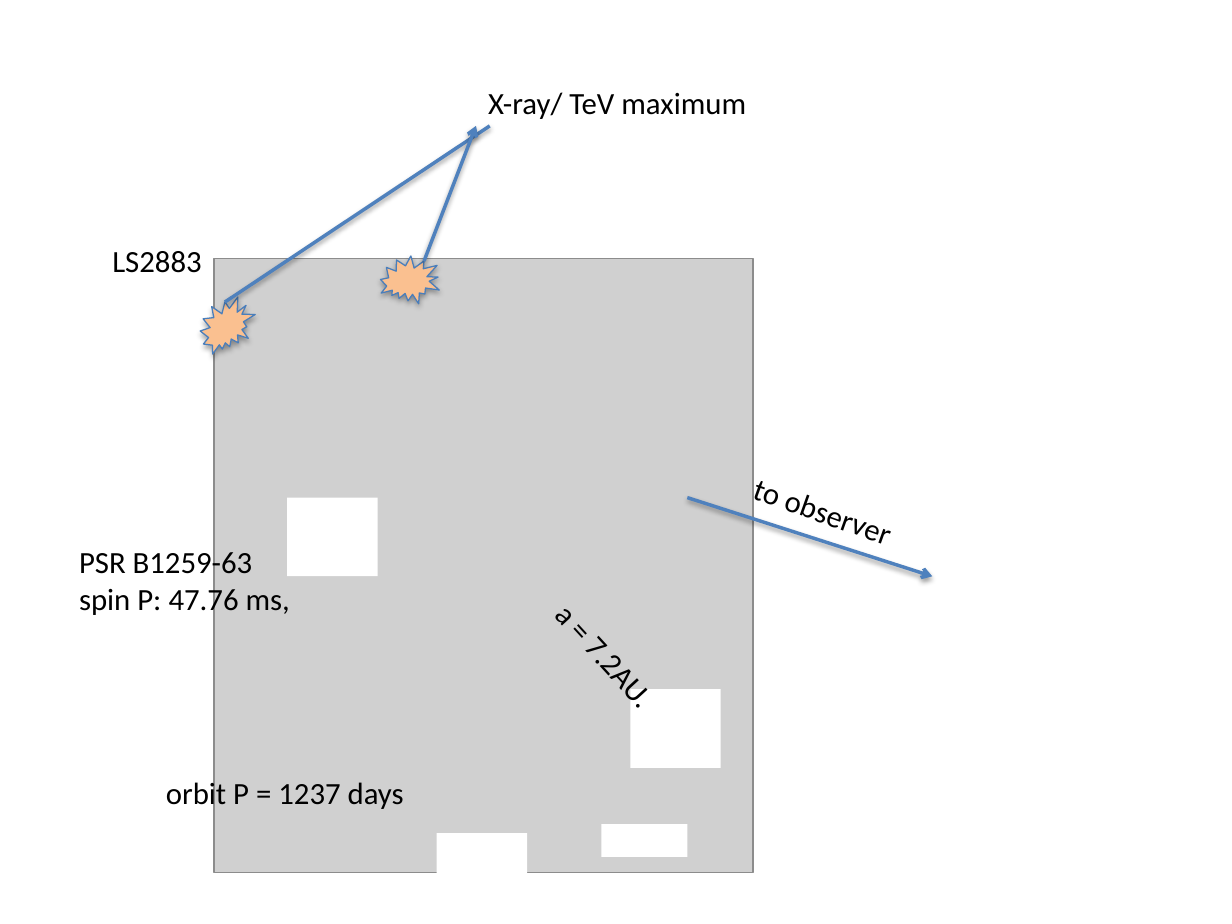
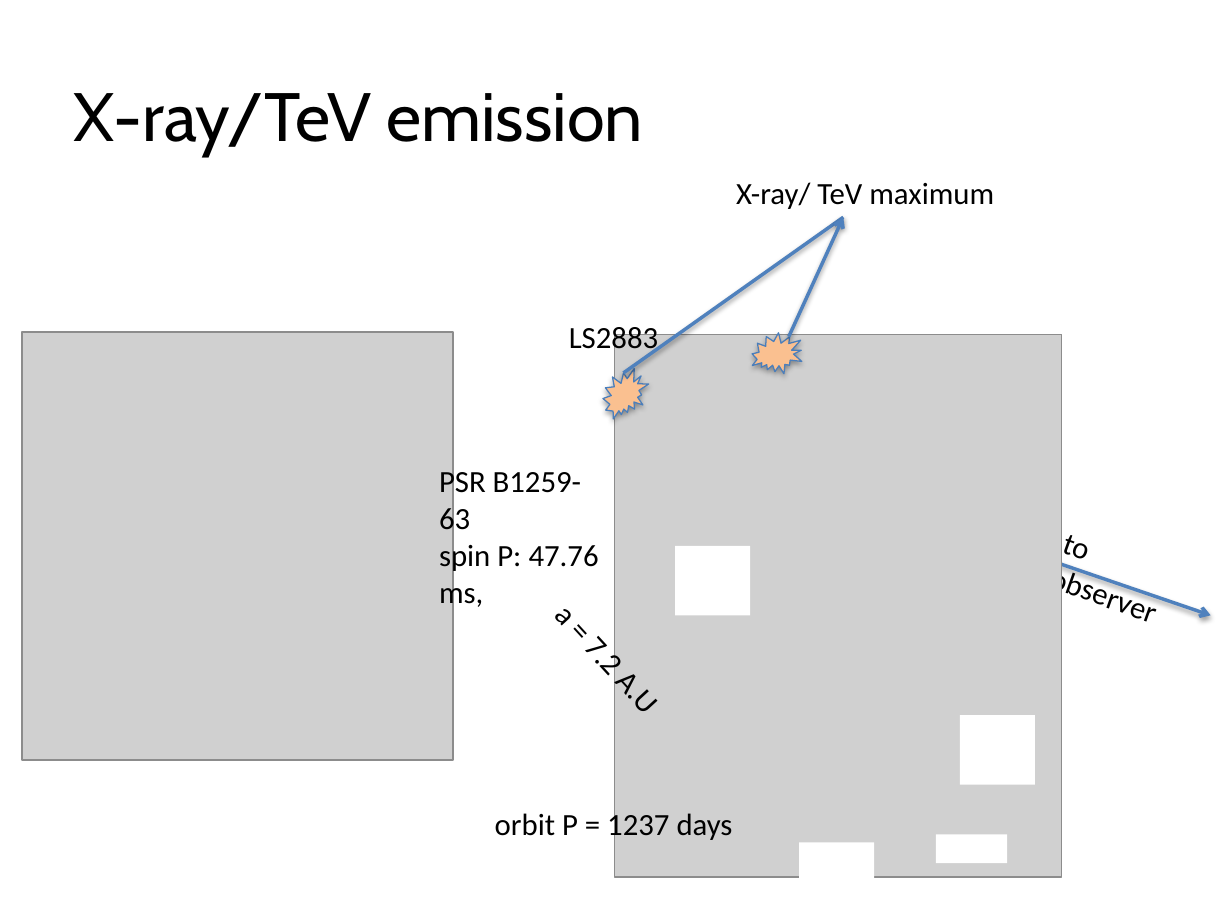
Before and after one commit to ShuxuYi/shuxuyi.github.io, a slide deck: slide 3 of lectures/FPSWUhan.pptx. Drawn at 1232x924 pixels with LibreOffice and Linux fonts; fonts in the diff are those of the drawing; grey boxes stand for pictures. Boxes give left, top, right and bottom in pixels: in the first picture for what was removed or moved away, otherwise in the second. Text is boxed around its words. In the diff, an @@ line names an element or a change of style, - is before the commit and + after.

```diff
--- a/lectures/FPSWUhan.pptx
+++ b/lectures/FPSWUhan.pptx
@@ title added at [74,93,642,156], 40 pt, text #000000 @@
+X-ray/TeV emission
@@ text "X-ray/ TeV maximum": place and size @@
-text "X-ray/ TeV maximum" at [488,92,746,119]
+text "X-ray/ TeV maximum" at [736,182,994,209]
@@ line moved from (225, 302) - (490, 126) to (623, 373) - (844, 217) @@
@@ arrow moved from (424, 261) - (476, 126) to (788, 336) - (844, 217) @@
@@ text "LS2883" rewrapped from [112,251,201,273] to [569,327,658,356] @@
@@ irregular seal: place and size @@
-irregular seal at [371,241,450,320]
+irregular seal at [744,320,812,388]
@@ picture added at [22,333,453,760] @@
@@ picture: place and size @@
-picture at [214,259,754,873]
+picture at [615,334,1062,877]
@@ irregular seal: place and size @@
-irregular seal at [200,297,255,354]
+irregular seal at [602,368,648,419]
@@ text "PSR B1259-63" rewrapped from [79,548,290,618] to [439,466,599,611] @@
@@ rectangle removed at [287,498,377,577] @@
@@ text "to observer": place and size @@
-text "to observer" at [751,473,776,509]
+text "to observer" at [1061,527,1086,563]
@@ rectangle: place and size @@
-rectangle at [631,690,721,769]
+rectangle at [675,546,750,615]
@@ arrow moved from (687, 498) - (933, 577) to (1008, 546) - (1211, 615) @@
@@ text at [545,617,661,711]: text changed @@
-a = 7.2AU.
+a = 7.2 A.U
@@ rectangle: place and size @@
-rectangle at [436,833,526,912]
+rectangle at [960,716,1035,785]
@@ text "orbit P = 1237 days": place and size @@
-text "orbit P = 1237 days" at [166,779,404,813]
+text "orbit P = 1237 days" at [495,809,733,843]
@@ rectangle added at [936,834,1008,862], fill #FFFFFF @@
@@ rectangle: place and size @@
-rectangle at [601,824,687,856]
+rectangle at [800,843,875,912]
```
Also in this commit, not shown: 18 other slides changed, 1 slide removed, 1 other file.
